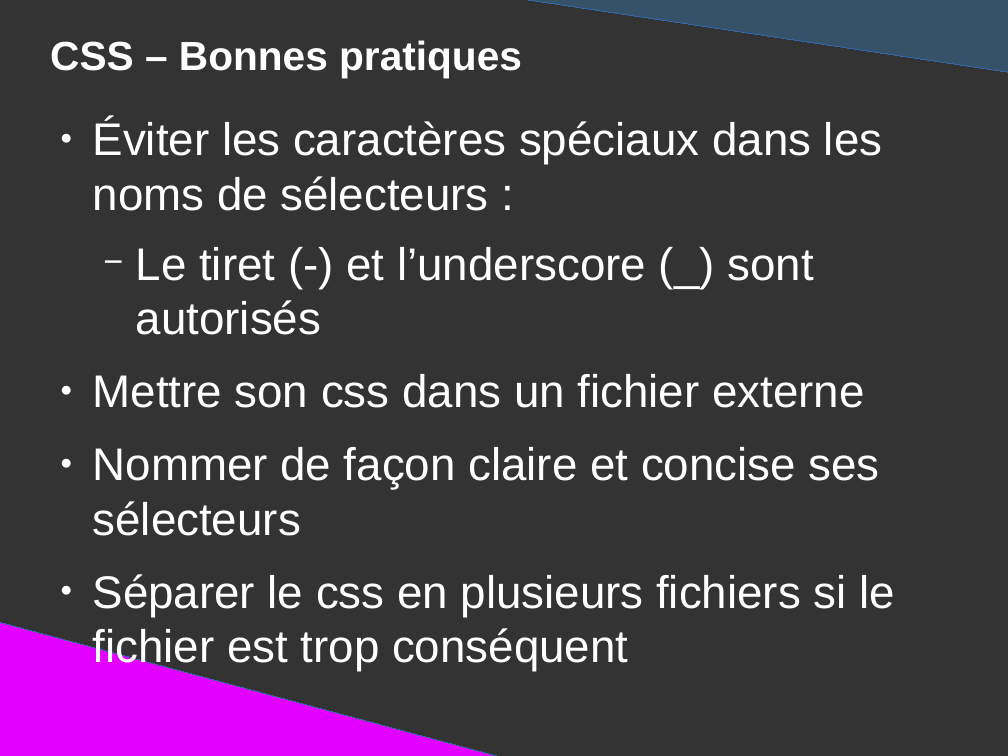
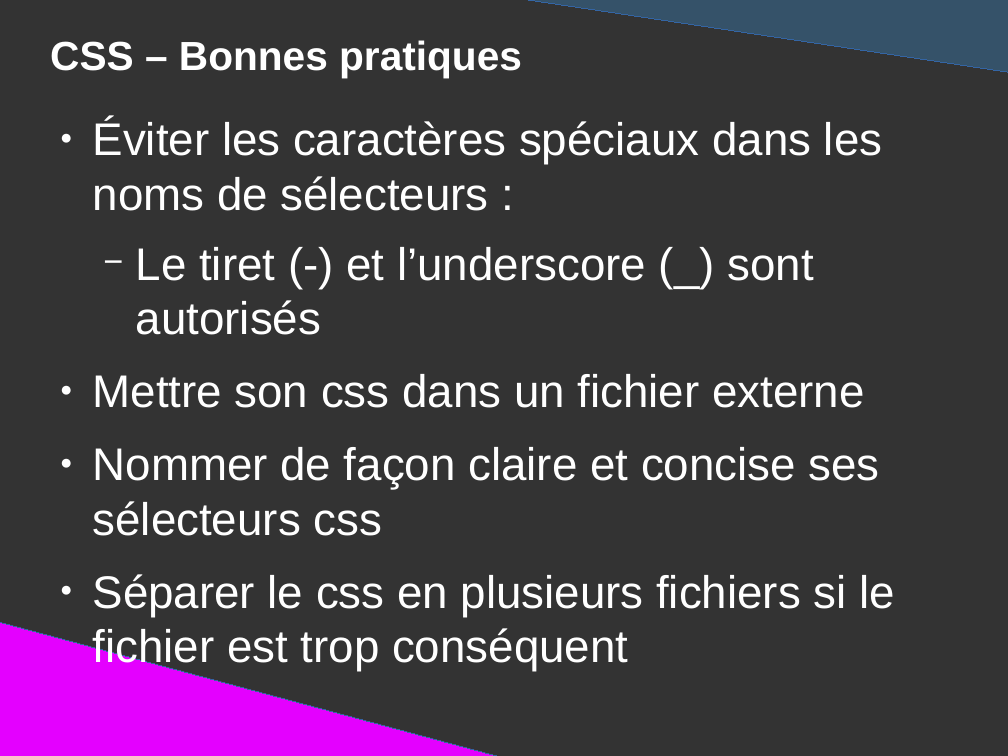
Before and after one commit to DanYellow/presentations, a slide deck: slide 64 of mmi/html/presentation.odp. Drawn at 1008x756 pixels with LibreOffice and Linux fonts; fonts in the diff are those of the drawing. Boxes give left, top, right and bottom in pixels: in the first picture for what was removed or moved away, otherwise in the second. Text is boxed around its words. In the diff, an @@ line names an element or a change of style, - is before the commit and + after.

```diff
--- a/mmi/html/presentation.odp
+++ b/mmi/html/presentation.odp
@@ text at [93,447,880,536]: text changed @@
-● Nommer de façon claire et concise ses sélecteurs
+● Nommer de façon claire et concise ses sélecteurs css
```
Also in this commit, not shown: 3 other slides changed, 1 slide added, 1 other file.
